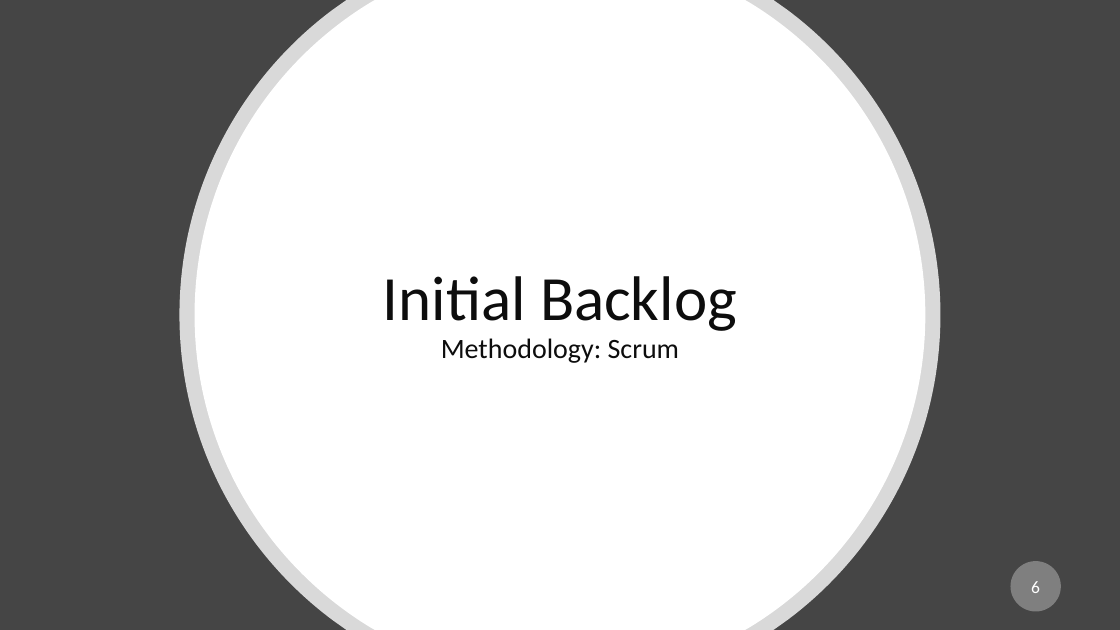
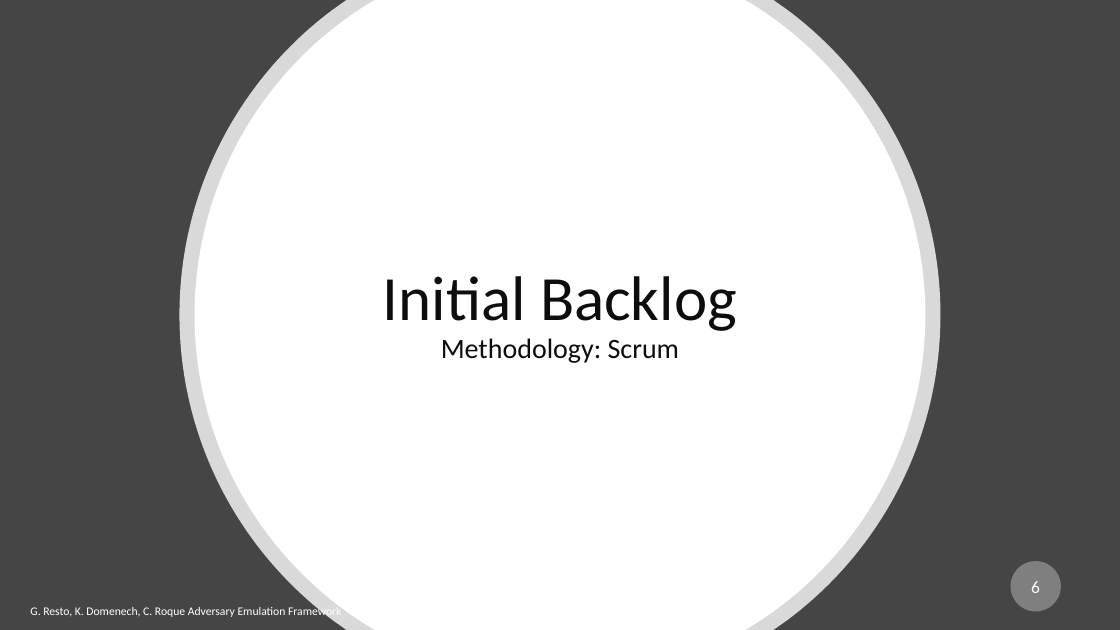
Before and after one commit to racoten/Capstone, a slide deck: slide 6 of Design/Capstone 2 Presentation.pptx. Drawn at 1120x630 pixels with LibreOffice and Linux fonts; fonts in the diff are those of the drawing. Boxes give left, top, right and bottom in pixels: in the first picture for what was removed or moved away, otherwise in the second. Text is boxed around its words. In the diff, an @@ line names an element or a change of style, - is before the commit and + after.

```diff
--- a/Design/Capstone 2 Presentation.pptx
+++ b/Design/Capstone 2 Presentation.pptx
@@ text added at [30, 606, 341, 619], 10 pt, text #FFFFFF @@
+G. Resto, K. Domenech, C. Roque Adversary Emulation Framework
```
Also in this commit, not shown: 3 other slides changed, 1 slide added, 1 slide removed, 27 other files.
